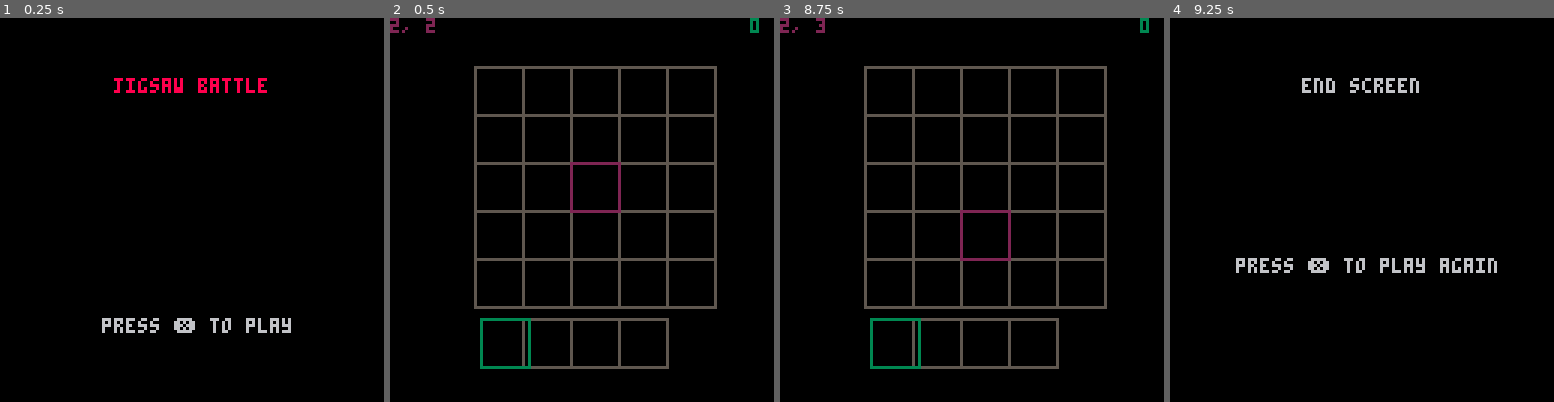
Above: before the commit, frames 1-4 (left to right).
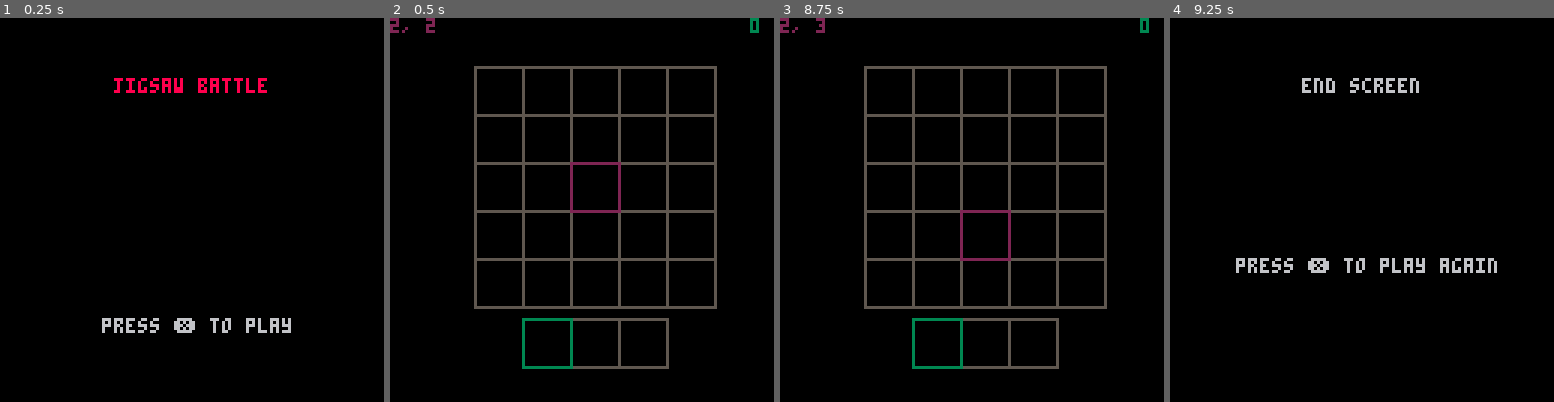
Above: after the commit, the same moments.

Repository: FelixEder/jigsaw-battle
Game: PICO-8 cartridge jigsaw-battle.p8
The game is run twice, just before and just after one commit, with the same random seed, the same clock (stepped at 60 frames per second) and the same inputs.
Inputs:
- Up to frame 1 (0.25 s): no input
- Up to frame 2 (0.5 s): tap X (X key) at 0.33 s
- Up to frame 3 (8.75 s): tap O (Z key) at 0.7, 1.7, 2.1, 2.5, 2.9, 3.3, 3.7, 4.1, 4.5, 4.9, 5.3, 5.7, 6.1, 6.5, 6.9, 7.3, 7.7, 8.1, 8.5 s; tap X (X key) at 1.07, 1.85, 2.97, 4.08, 5.2, 6.32, 7.43, 8.55 s; hold Right 1.6-2.1 s; hold Up 2.15-2.42 s; hold Right 2.47-3.03 s; hold Left 3.08-3.58 s; hold Down 3.63-3.97 s; hold Right 4.02-4.68 s; hold Up 4.73-5.03 s; hold Left 5.08-5.68 s; hold Down 5.73-6.03 s; hold Right 6.08-6.58 s; hold Right 6.63-7.13 s; hold Up 7.18-7.45 s; hold Right 7.5-8.07 s; hold Left 8.12-8.62 s; hold Down from 8.67 s (still down)
- Up to frame 4 (9.25 s): tap O (Z key) at 8.9 s; release Down at 9 s; hold Right from 9.05 s (still down)

Frame 1 is identical in both runs. In frame 2, 0.7% of the frame differs, in the area x 23-48%, y 78-92%; in frame 3, 0.7%; in frame 4, nothing differs.

Commit message:
Update selection row cursor position

Diff:
--- a/jigsaw-battle.p8
+++ b/jigsaw-battle.p8
@@ -237,7 +237,7 @@
 	draw_grid()
 	draw_row()
 	rect(28 + grid_cursor.x * 16, 16 + grid_cursor.y * 16, 44 + grid_cursor.x * 16, 32 + grid_cursor.y * 16, 2)
-	rect(30 + selection_cursor * 16, 100, 46 + selection_cursor * 16, 116, 3)
+	rect(44 + selection_cursor * 16, 100, 60 + selection_cursor * 16, 116, 3)
 
 	print(tostring(grid_cursor.x) .. ", " ..  tostring(grid_cursor.y), 0, 0, 2)
 	print(tostring(selection_cursor), 120, 0, 3)
